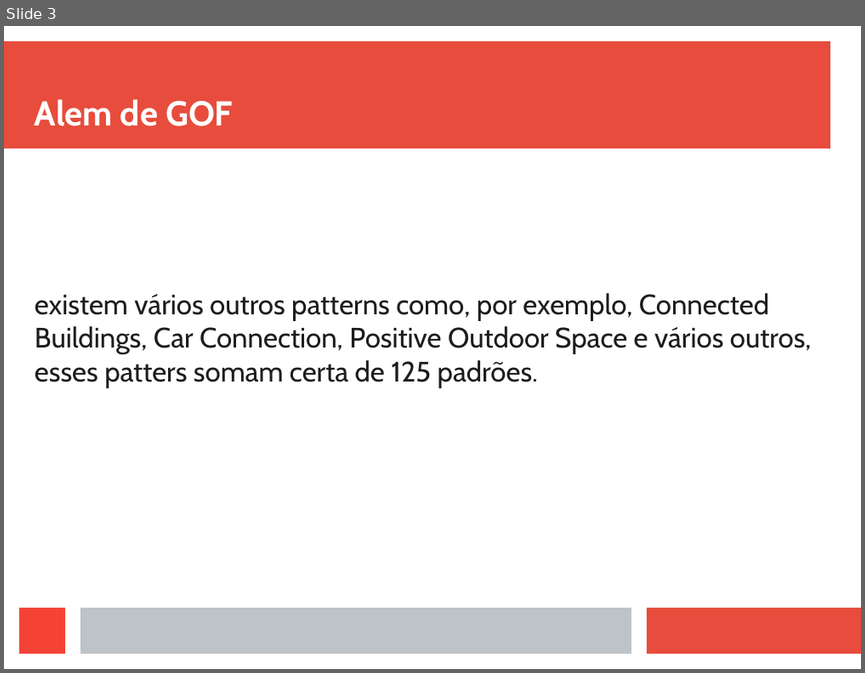
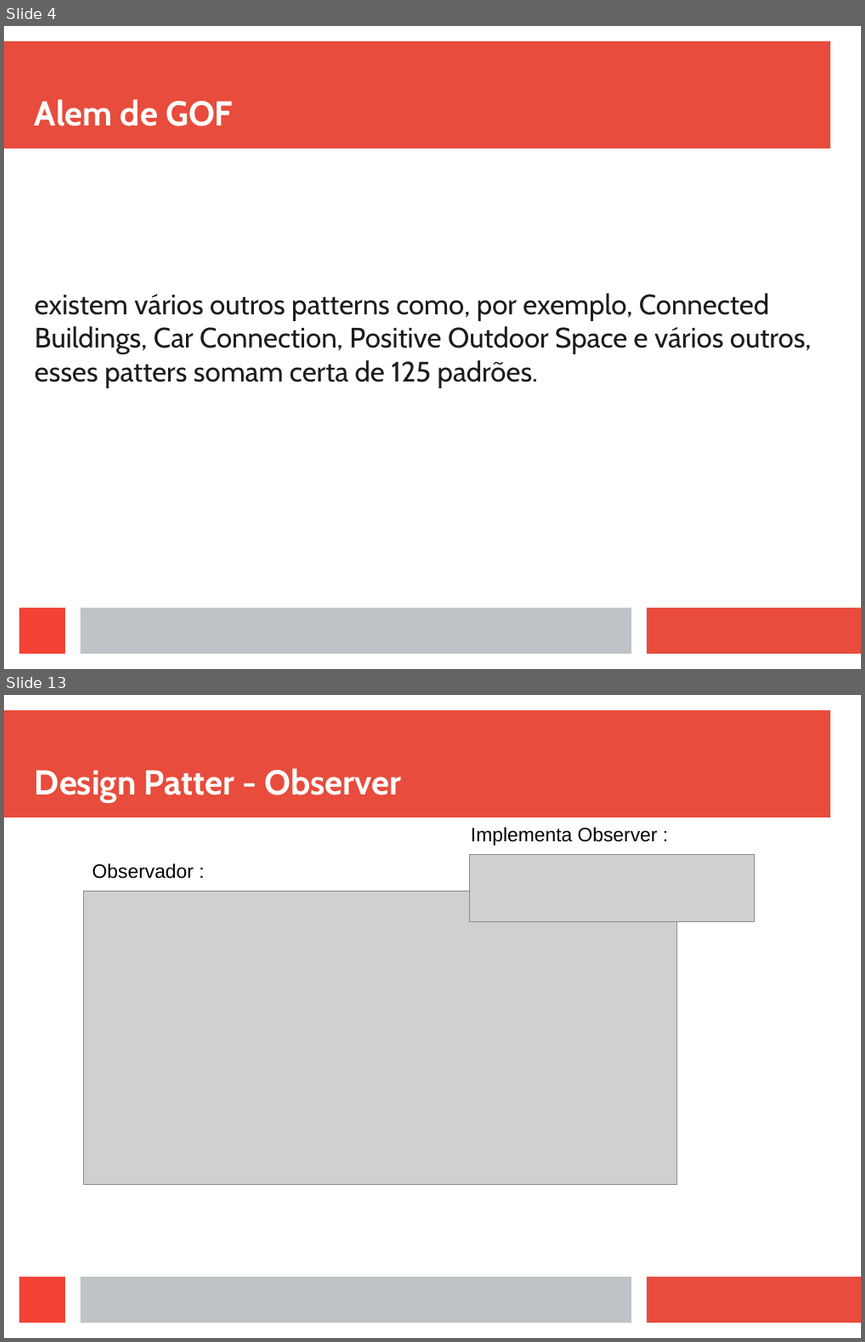
Before and after one commit to viniciusFortti/test, a slide deck: Apresentação/ApresentaçãoTerceiraSemana.odp. Shown one above the other, each under a label of ours: slide 3 before the commit, slides 4 and 13 after it; the slides between them are not shown. The pictures are 865x673 and 865x1342 pixels, drawn with LibreOffice and Linux fonts; fonts in the diff are those of the drawing; grey boxes stand for pictures. Boxes give left, top, right and bottom in pixels: in the first picture for what was removed or moved away, otherwise in the second. Text is boxed around its words. In the diff, an @@ line names an element or a change of style, - is before the commit and + after.

```diff
--- a/Apresentação/ApresentaçãoTerceiraSemana.odp
+++ b/Apresentação/ApresentaçãoTerceiraSemana.odp
@@ slide 13 added at (4, 695, 861, 1338), background #FFFFFF; not listed: 4 template elements that a slide beside it also shows @@
@@ title added at (35, 768, 402, 803), 32 pt, text #FFFFFF, bold @@
+Design Patter - Observer
@@ text added at (471, 827, 658, 845), 18 pt, text #000000 @@
+Implementa Observer :
@@ text added at (92, 863, 194, 879), 18 pt, text #000000 @@
+Observador :
@@ picture added at (469, 855, 755, 921) @@
@@ picture added at (84, 891, 678, 1184) @@
@@ what was slide 3 is now slide 4 @@
```
Also in this commit, not shown: 2 slides changed, 10 other slides added, 2 slides removed, 17 other files.
